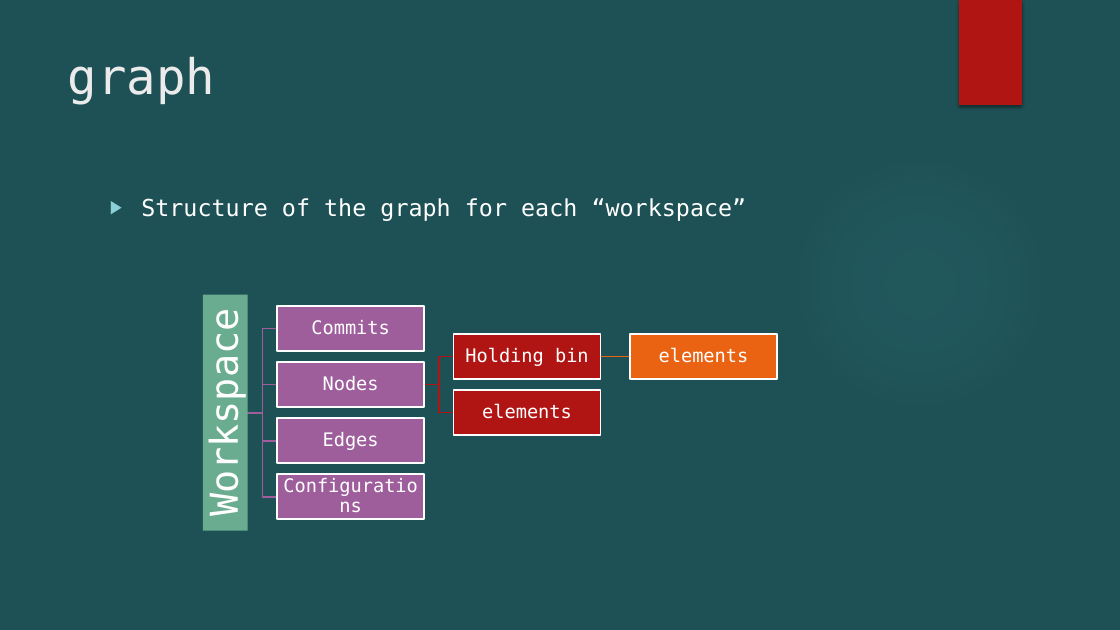
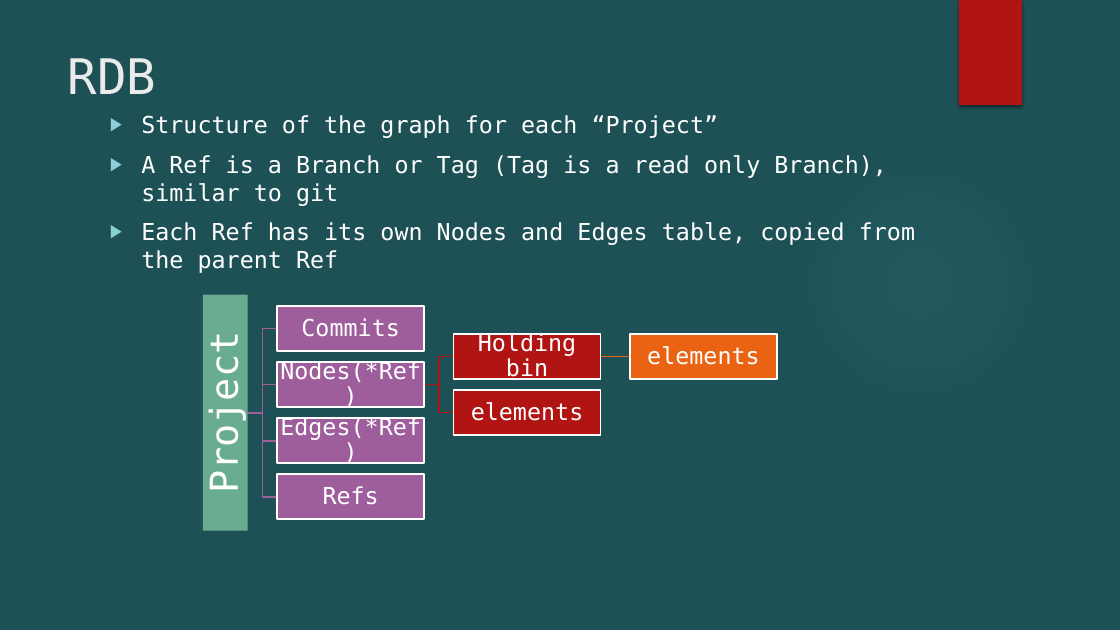
Before and after one commit to Open-MBEE/mms-alfresco, a slide deck: slide 7 of mms-ent/docs/MMS using ES + PG.pptx (slide 8 before the commit). Drawn at 1120x630 pixels with LibreOffice and Linux fonts; fonts in the diff are those of the drawing; background and template pictures are left out. Boxes give left, top, right and bottom in pixels: in the first picture for what was removed or moved away, otherwise in the second. Text is boxed around its words. In the diff, an @@ line names an element or a change of style, - is before the commit and + after.

```diff
--- a/mms-ent/docs/MMS using ES + PG.pptx
+++ b/mms-ent/docs/MMS using ES + PG.pptx
@@ title at (68, 58, 157, 94): text changed @@
-graph
+RDB
@@ text at (141, 115, 915, 273): text changed @@
-▶ Structure of the graph for each “workspace”
+▶ Structure of the graph for each “Project”
+▶ A Ref is a Branch or Tag (Tag is a read only Branch), similar to git
+▶ Each Ref has its own Nodes and Edges table, copied from the parent Ref
@@ text at (202, 348, 247, 489): text changed @@
-Workspace
+Project
@@ text at (280, 360, 421, 382): text changed; size 16 to 20 pt @@
-Nodes
+Nodes(*Ref)
@@ text at (280, 416, 421, 440): text changed; size 16 to 20 pt @@
-Edges
+Edges(*Ref)
@@ size 16 to 20 pt; more space between paragraphs in 4 elements at (301, 318, 399, 337), (478, 332, 576, 382), (647, 346, 760, 365), (471, 402, 584, 421) @@
@@ text at (323, 486, 379, 505): text changed; size 16 to 20 pt @@
-Configurations
+Refs
```
Also in this commit, not shown: 11 other slides changed, 13 slides removed, 2 other files.
